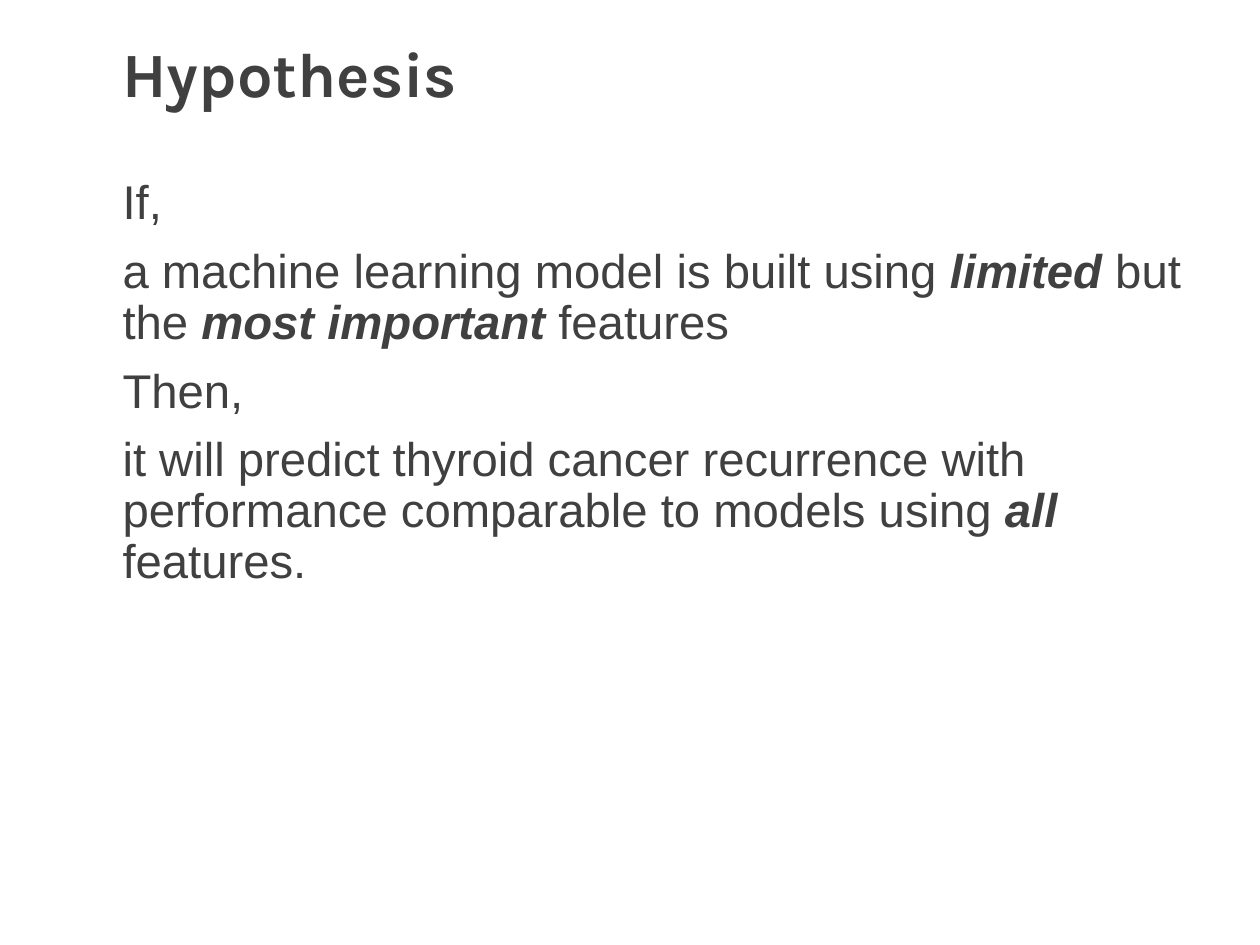
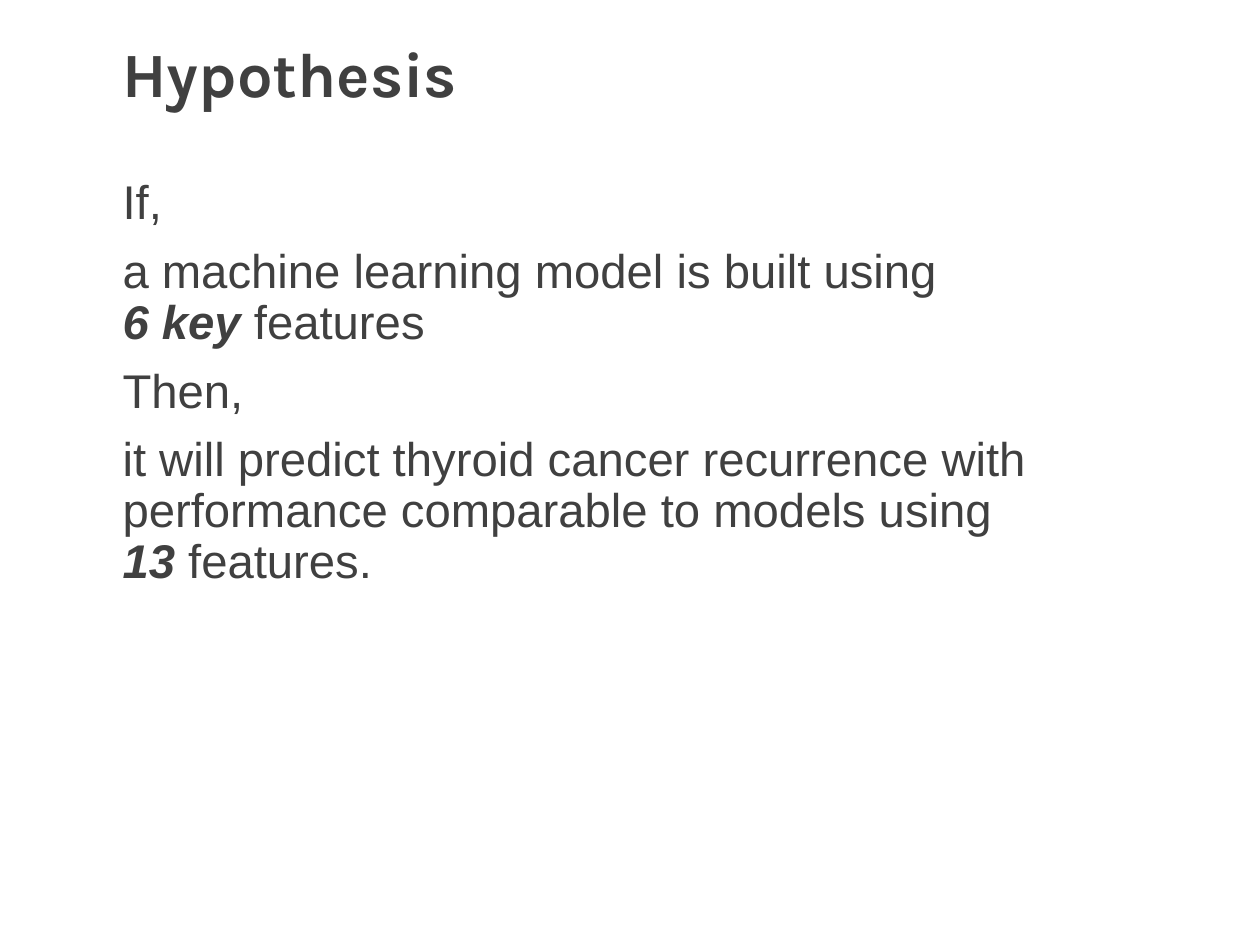
Before and after one commit to josh-dcosta/pjas-thyroid, a slide deck: slide 7 of presentation/Thyroid_Cancer_Recurrence_Presentation_v3.pptx. Drawn at 1260x945 pixels with LibreOffice and Linux fonts; fonts in the diff are those of the drawing. Boxes give left, top, right and bottom in pixels: in the first picture for what was removed or moved away, otherwise in the second. Text is boxed around its words. In the diff, an @@ line names an element or a change of style, - is before the commit and + after.

```diff
--- a/presentation/Thyroid_Cancer_Recurrence_Presentation_v3.pptx
+++ b/presentation/Thyroid_Cancer_Recurrence_Presentation_v3.pptx
@@ text at bbox=[123, 253, 937, 349]: text changed @@
-a machine learning model is built using limited but the most important features
+a machine learning model is built using
+6 key features
@@ text at bbox=[123, 441, 1026, 579]: text changed @@
-it will predict thyroid cancer recurrence with performance comparable to models using all features.
+it will predict thyroid cancer recurrence with performance comparable to models using
+13 features.
```
Also in this commit, not shown: 3 other slides changed, 1 other file.
